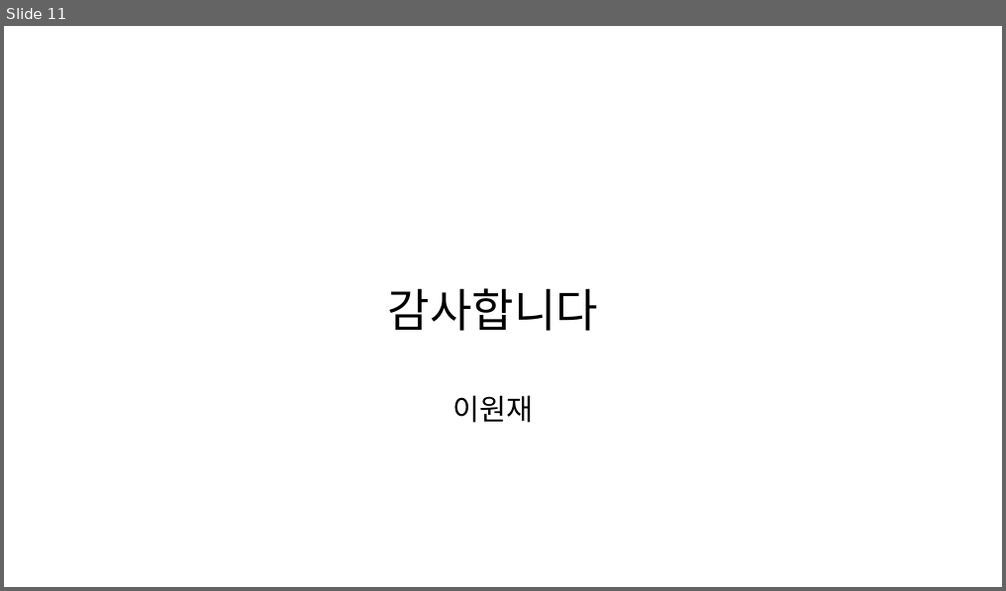
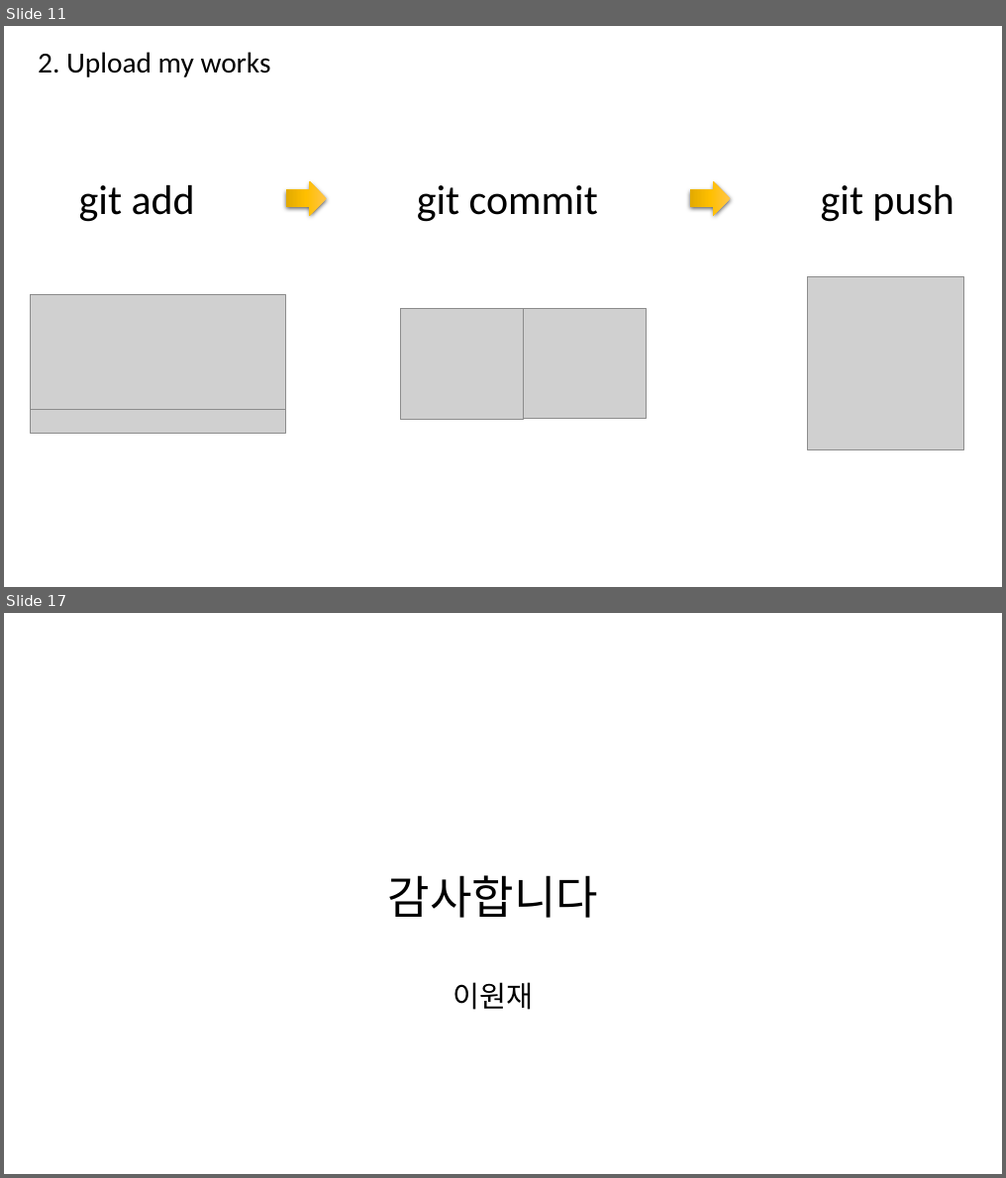
Before and after one commit to wonjaeL/how-to-use-git, a slide deck: ppt.pptx. Shown one above the other, each under a label of ours: slide 11 before the commit, slides 11 and 17 after it; the slides between them are not shown. The pictures are 1006x591 and 1006x1178 pixels, drawn with LibreOffice and Linux fonts; fonts in the diff are those of the drawing; grey boxes stand for pictures. Boxes give left, top, right and bottom in pixels: in the first picture for what was removed or moved away, otherwise in the second. Text is boxed around its words. In the diff, an @@ line names an element or a change of style, - is before the commit and + after.

```diff
--- a/ppt.pptx
+++ b/ppt.pptx
@@ slide 11 added at (4,26,1002,587), background #FFFFFF @@
@@ text added at (38,52,271,77), 28 pt, text #000000 @@
+2. Upload my works
@@ text added at (79,185,195,222), 40 pt, text #000000 @@
+git add
@@ up arrow added at (286,182,327,216), fill gradient #FFC64B to #FFC000 to #E3AB00 @@
@@ text added at (417,185,598,222), 40 pt, text #000000 @@
+git commit
@@ up arrow added at (690,182,731,216), fill gradient #FFC64B to #FFC000 to #E3AB00 @@
@@ text added at (821,185,954,222), 40 pt, text #000000 @@
+git push
@@ picture added at (808,277,963,451) @@
@@ picture added at (30,294,285,410) @@
@@ picture added at (400,308,524,419) @@
@@ picture added at (524,308,647,419) @@
@@ picture added at (30,410,285,433) @@
@@ what was slide 11 is now slide 17 @@
```
Also in this commit, not shown: 7 slides changed, 8 other slides added, 3 slides removed.
